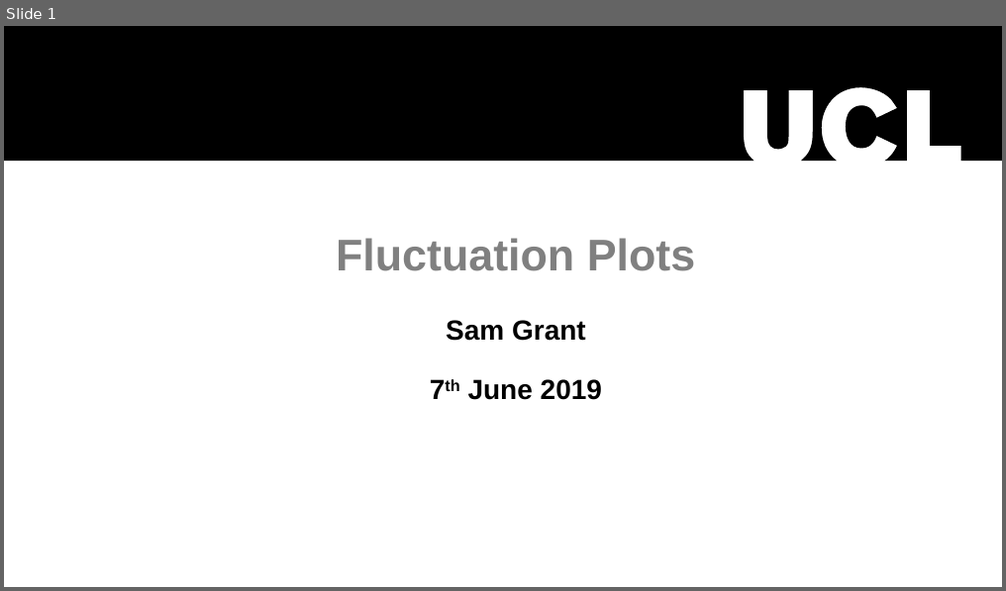
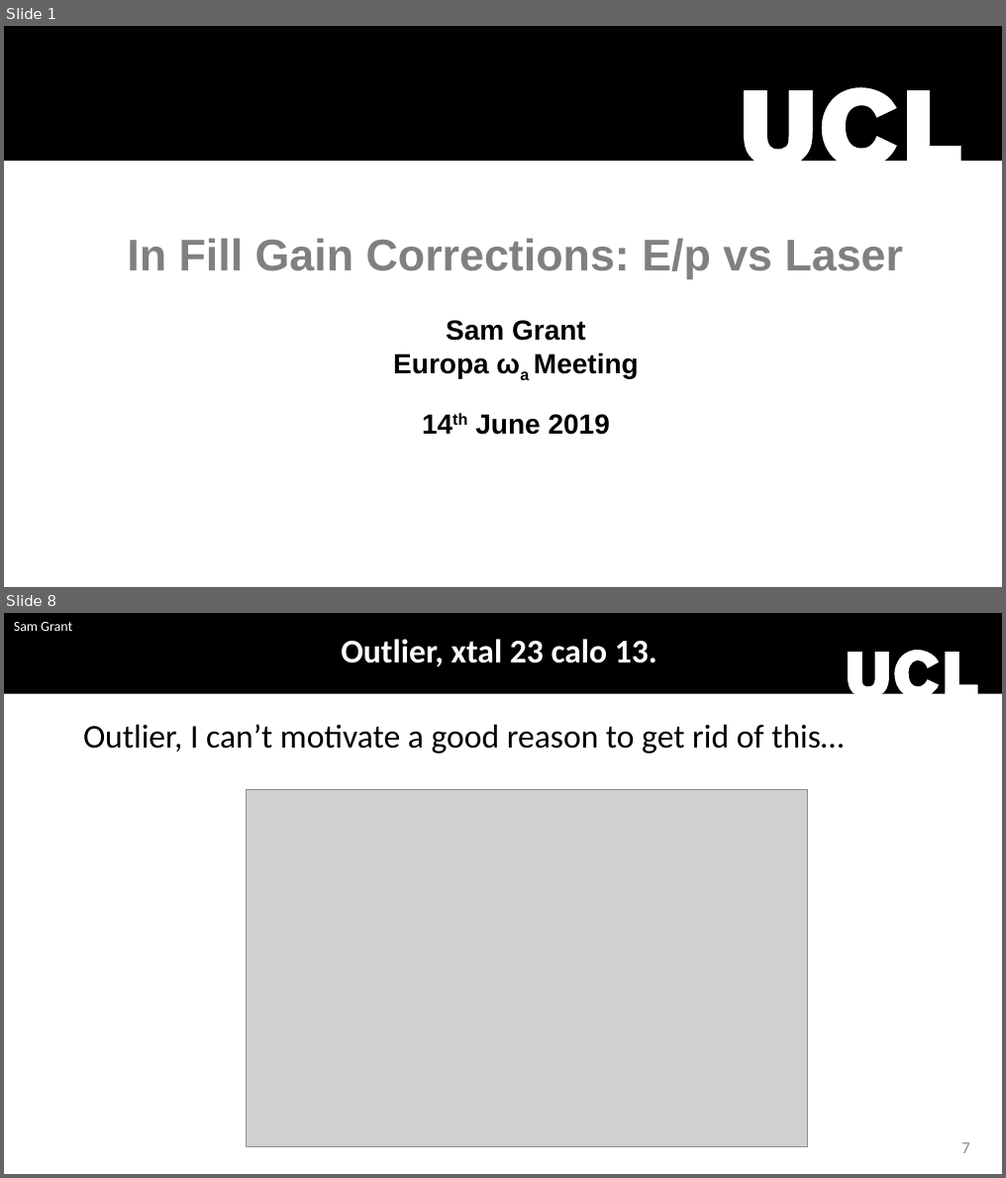
Before and after one commit to sam-grant/EpRatio, a slide deck: fluctuation.pptx. Shown one above the other, each under a label of ours: slide 1 before the commit, slides 1 and 8 after it; the slides between them are not shown. The pictures are 1006x591 and 1006x1178 pixels, drawn with LibreOffice and Linux fonts; fonts in the diff are those of the drawing; grey boxes stand for pictures; background and template pictures are left out. Boxes give left, top, right and bottom in pixels: in the first picture for what was removed or moved away, otherwise in the second. Text is boxed around its words. In the diff, an @@ line names an element or a change of style, - is before the commit and + after.

Commit message:
Reasonable fits to the fractional shift distributions

```diff
--- a/fluctuation.pptx
+++ b/fluctuation.pptx
@@ slide 8 added at box(4, 613, 1002, 1174), background #FFFFFF @@
@@ freeform shape added at box(4, 613, 1002, 694), fill #000000 @@
@@ text added at box(14, 622, 72, 631), 10 pt, text #FFFFFF @@
+Sam Grant
@@ text added at box(341, 639, 657, 667), 24 pt, text #FFFFFF, bold @@
+Outlier, xtal 23 calo 13.
@@ text added at box(83, 724, 844, 754), 24 pt, text #000000 @@
+Outlier, I can’t motivate a good reason to get rid of this…
@@ picture added at box(247, 789, 807, 1147) @@
@@ page number added at box(961, 1143, 969, 1154), 12 pt, text #8C8C8C @@
+7
@@ slide 1 changed as well @@
@@ title at box(127, 238, 903, 435): text changed @@
-Fluctuation Plots
-Sam Grant
-7th June 2019
+In Fill Gain Corrections: E/p vs Laser
+Sam Grant
+Europa ωa Meeting
+14th June 2019
```
Also in this commit, not shown: 7 other slides added, 4 slides removed, 28 other files.
